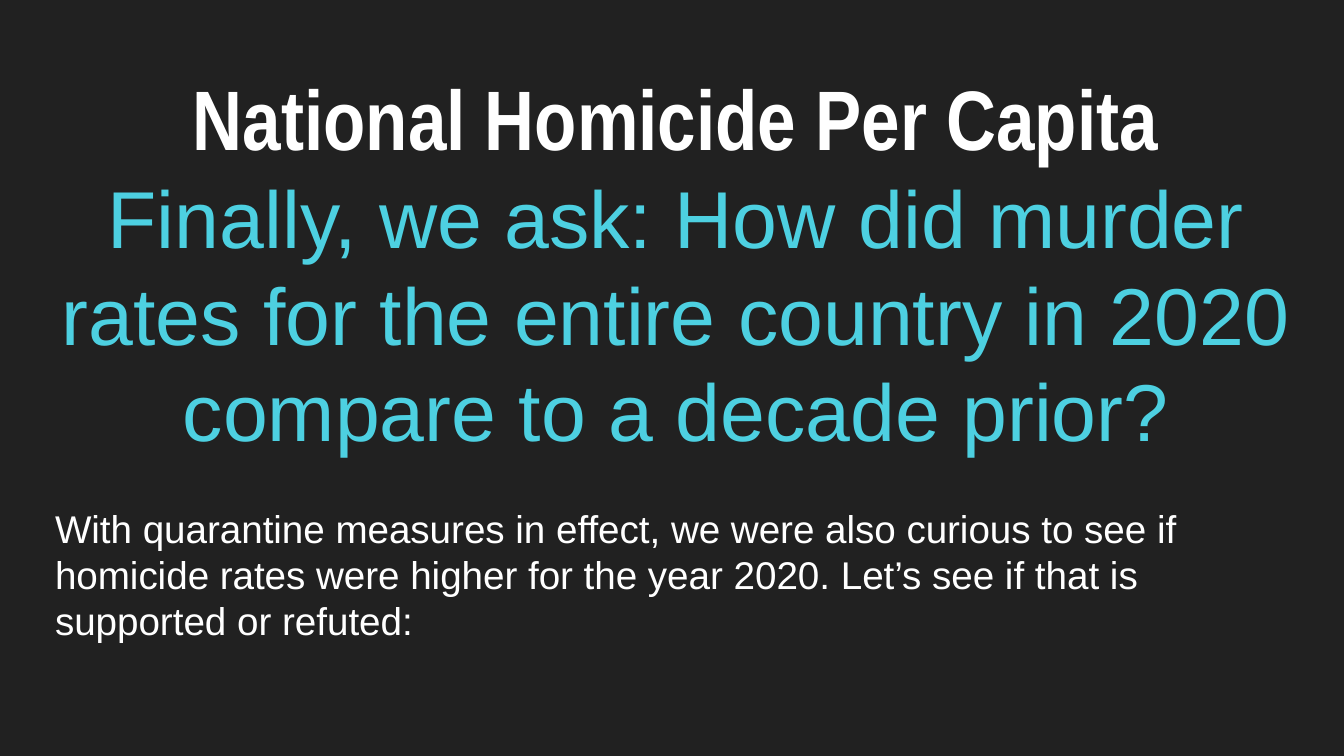
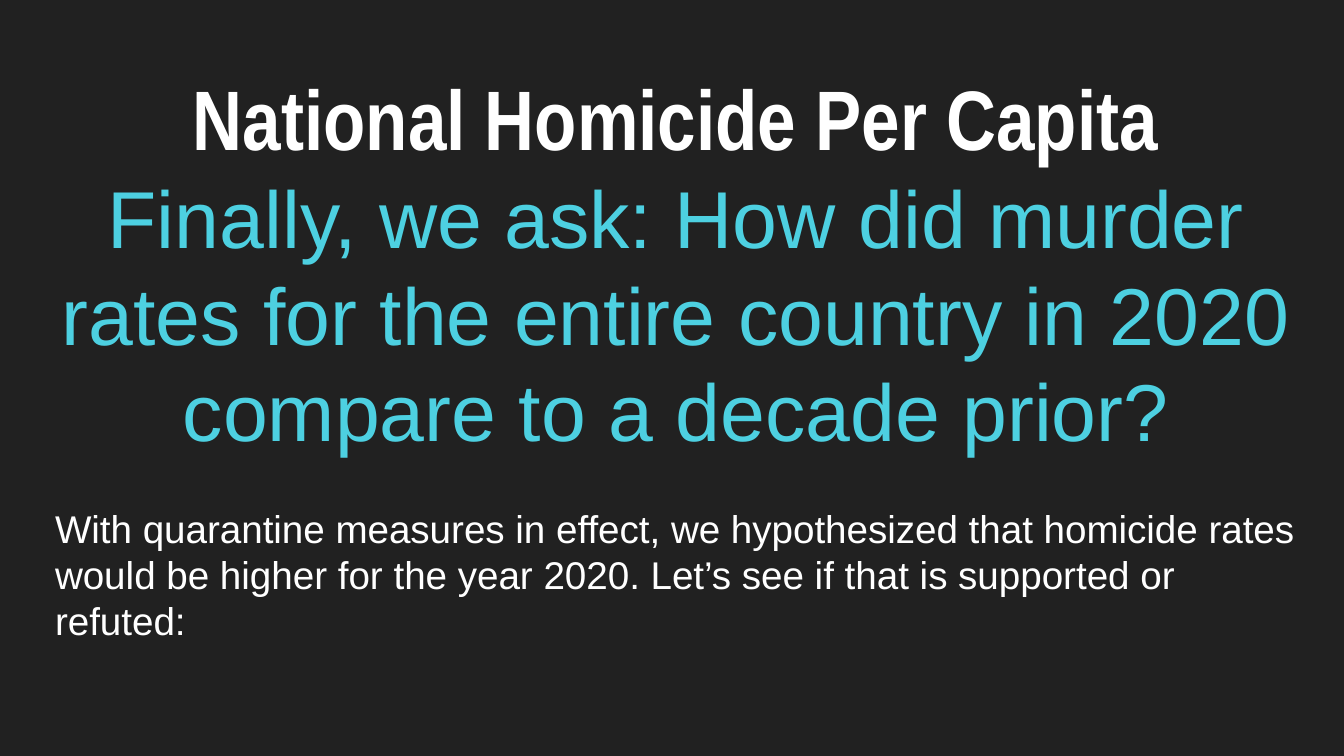
Before and after one commit to N-J-Miller/Project_1, a slide deck: slide 7 of Exploratory Data Analysis.pptx. Drawn at 1344x756 pixels with LibreOffice and Linux fonts; fonts in the diff are those of the drawing. Boxes give left, top, right and bottom in pixels: in the first picture for what was removed or moved away, otherwise in the second. Text is boxed around its words. In the diff, an @@ line names an element or a change of style, - is before the commit and + after.

```diff
--- a/Exploratory Data Analysis.pptx
+++ b/Exploratory Data Analysis.pptx
@@ title at box(55, 515, 1295, 636): text changed @@
-With quarantine measures in effect, we were also curious to see if homicide rates were higher for the year 2020. Let’s see if that is supported or refuted:
+With quarantine measures in effect, we hypothesized that homicide rates would be higher for the year 2020. Let’s see if that is supported or refuted:
```
Also in this commit, not shown: 4 other slides changed, 4 other files.
